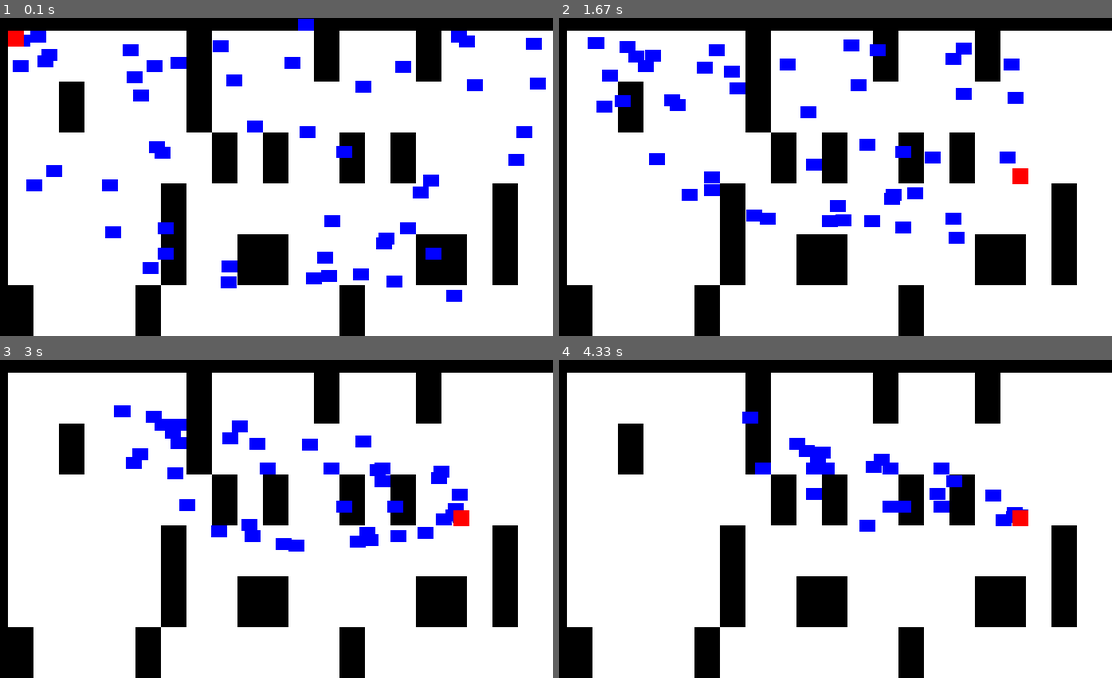
Above: before the commit, frames 1-4 (two rows, left to right).
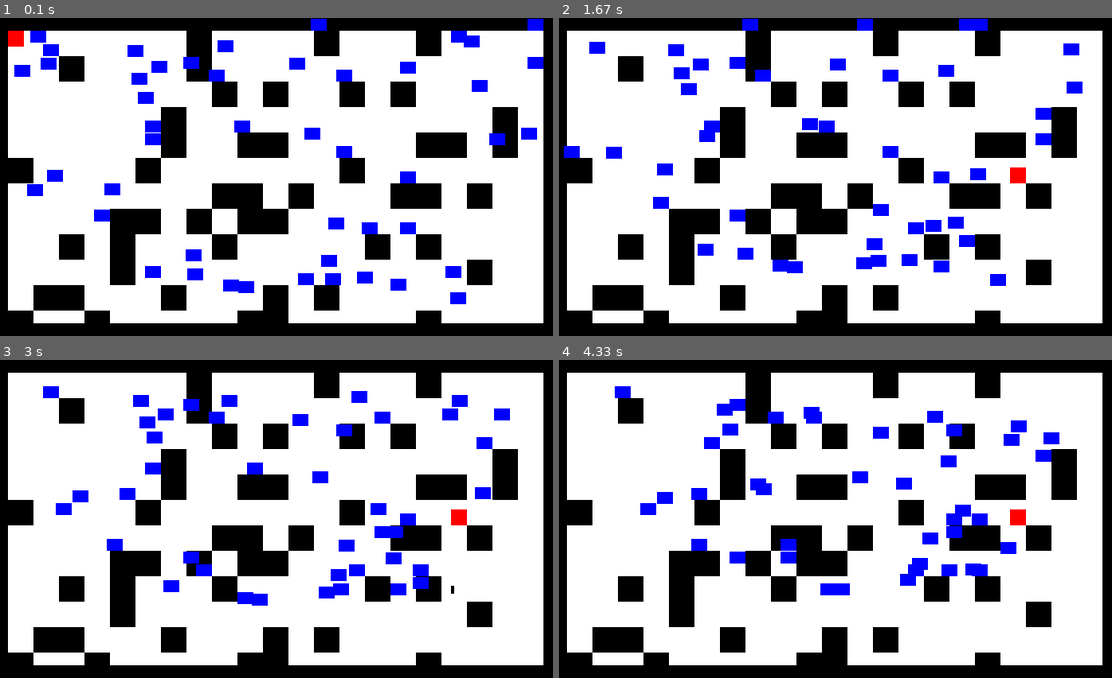
Above: after the commit, the same moments.

Repository: The-XSS-Rat/Pygame-Shooter
Game: pygame game, started from main.py
Two runs of this game, one before a commit and one after it. Both use one fixed random seed, a clock stepped at 60 frames per second and the inputs below.
Inputs (mouse positions are in pixels of both pictures, inside the frame that each line leads up to):
- Up to frame 1 (0.1 s): no input
- Up to frame 2 (1.67 s): hold Right 0.33-0.8 s; hold Up 0.83-1.3 s; click (1012, 167) at 1.38 s
- Up to frame 3 (3 s): hold Left 2.17-2.7 s; hold Down from 2.73 s (still down)
- Up to frame 4 (4.33 s): release Down at 3.03 s; hold Left 3.07-3.47 s; hold Up 3.5-3.87 s; hold Right from 3.9 s (still down)

The runs differ from the first frame. In frame 1, 35% of the frame differs, in the area x 1-100%, y 0-100%; in frame 2, 38%, in the area x 0-100%, y 0-100%; in frame 3, 36%; in frame 4, 35%.

Commit message:
Shoot in 4 directions

Diff:
--- a/clBlock.py
+++ b/clBlock.py
@@ -13,7 +13,7 @@
     """ This class represents the block. """
     def __init__(self, color):
         self.set_target((10, 10))
-        self.speed = 0.7
+        self.speed = 0.2
         # Call the parent class (Sprite) constructor
         super().__init__()
 
--- a/clBullet.py
+++ b/clBullet.py
@@ -8,10 +8,10 @@
 
 class Bullet(pygame.sprite.Sprite):
     """ This class represents the bullet . """
-    def __init__(self):
+    def __init__(self,direction):
         # Call the parent class (Sprite) constructor
         super().__init__()
-
+        self.direction = direction
         self.image = pygame.Surface([4, 10])
         self.image.fill(BLACK)
 
@@ -19,4 +19,11 @@
 
     def update(self):
         """ Move the bullet. """
-        self.rect.y -= 3
+        if self.direction == "up":
+            self.rect.y -= 3
+        elif self.direction == "down":
+            self.rect.y += 3
+        elif self.direction == "left":
+            self.rect.x -= 3
+        elif self.direction == "right":
+            self.rect.x += 3
--- a/main.py
+++ b/main.py
@@ -47,18 +47,20 @@
 "WWWWWWWWWWWWWWWWWWWWWWWWWWWWWWWWWWWWWWWWWWWW"
 ]
 
-for i in range(6):
+for i in range(12):
     strLevelAdd = "W"
     for j in range(21):
         if random.randint(0,100) > 20:
             strLevelAdd = strLevelAdd + "  "
         else:
             strLevelAdd = strLevelAdd + "WW"
-    print(strLevelAdd)
-    level.append(strLevelAdd)
-    level.append(strLevelAdd)
-    level.append(strLevelAdd)
-    level.append(strLevelAdd)
+        strLevelAdd = strLevelAdd[:]
+        print(strLevelAdd)
+    level.append(strLevelAdd + "WW")
+    level.append(strLevelAdd + "WW")
+del level[-1]
+level.append("WWWWWWWWWWWWWWWWWWWWWWWWWWWWWWWWWWWWWWWWWWWW")
+
 
 # Initialize Pygame
 pygame.init()
@@ -130,10 +132,42 @@
     for event in pygame.event.get():
         if event.type == pygame.QUIT:
             done = True
-
+        elif event.type == pygame.KEYDOWN:
+            if event.key == pygame.K_LEFT:
+                bullet = clBullet.Bullet("left")
+                # Set the bullet so it is where the player is
+                bullet.rect.x = player.rect.x
+                bullet.rect.y = player.rect.y
+                # Add the bullet to the lists
+                all_sprites_list.add(bullet)
+                bullet_list.add(bullet)
+            if event.key == pygame.K_RIGHT:
+                bullet = clBullet.Bullet("right")
+                # Set the bullet so it is where the player is
+                bullet.rect.x = player.rect.x
+                bullet.rect.y = player.rect.y
+                # Add the bullet to the lists
+                all_sprites_list.add(bullet)
+                bullet_list.add(bullet)
+            if event.key == pygame.K_UP:
+                bullet = clBullet.Bullet("up")
+                # Set the bullet so it is where the player is
+                bullet.rect.x = player.rect.x
+                bullet.rect.y = player.rect.y
+                # Add the bullet to the lists
+                all_sprites_list.add(bullet)
+                bullet_list.add(bullet)
+            if event.key == pygame.K_DOWN:
+                bullet = clBullet.Bullet("down")
+                # Set the bullet so it is where the player is
+                bullet.rect.x = player.rect.x
+                bullet.rect.y = player.rect.y
+                # Add the bullet to the lists
+                all_sprites_list.add(bullet)
+                bullet_list.add(bullet)
         elif event.type == pygame.MOUSEBUTTONDOWN:
             # Fire a bullet if the user clicks the mouse button
-            bullet = clBullet.Bullet()
+            bullet = clBullet.Bullet("up")
             # Set the bullet so it is where the player is
             bullet.rect.x = player.rect.x
             bullet.rect.y = player.rect.y
@@ -181,6 +215,14 @@
     # Draw all the spites
     all_sprites_list.draw(screen)
 
+    #Check for collisions of player with enemy
+    collisions = pygame.sprite.spritecollide(player,block_list,False)     #argument one is the sprite, argument two is the group to test collisions with the sprite for, and the final argument should almost always be False, because when it is True, colliding sprites will automatically get deleted.
+    for block in collisions:                                              #Spritecollide returns a list of colliding sprites. This will iterate through them.
+        if block != player:                                             #spritecollide will also always return that the sprite is colliding with itself. this will filter that out, because you don't want this information.
+            print("collision detected, insert code to run on collision here or return True from a function")
+            block_list.remove(block)
+            all_sprites_list.remove(block)
+
     # Go ahead and update the screen with what we've drawn.
     pygame.display.flip()
 
